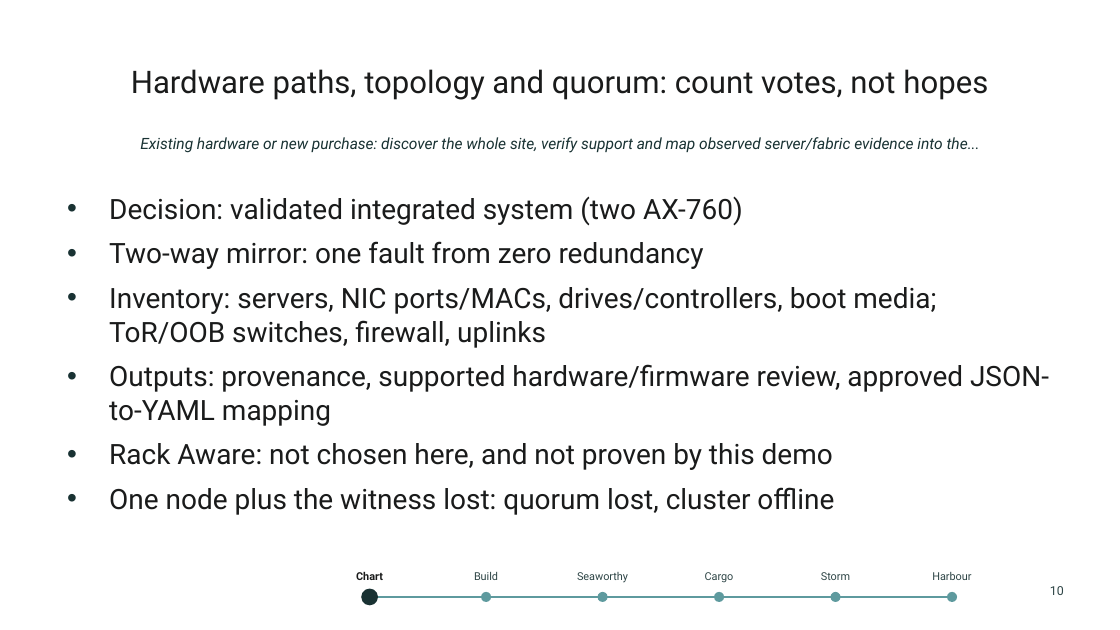
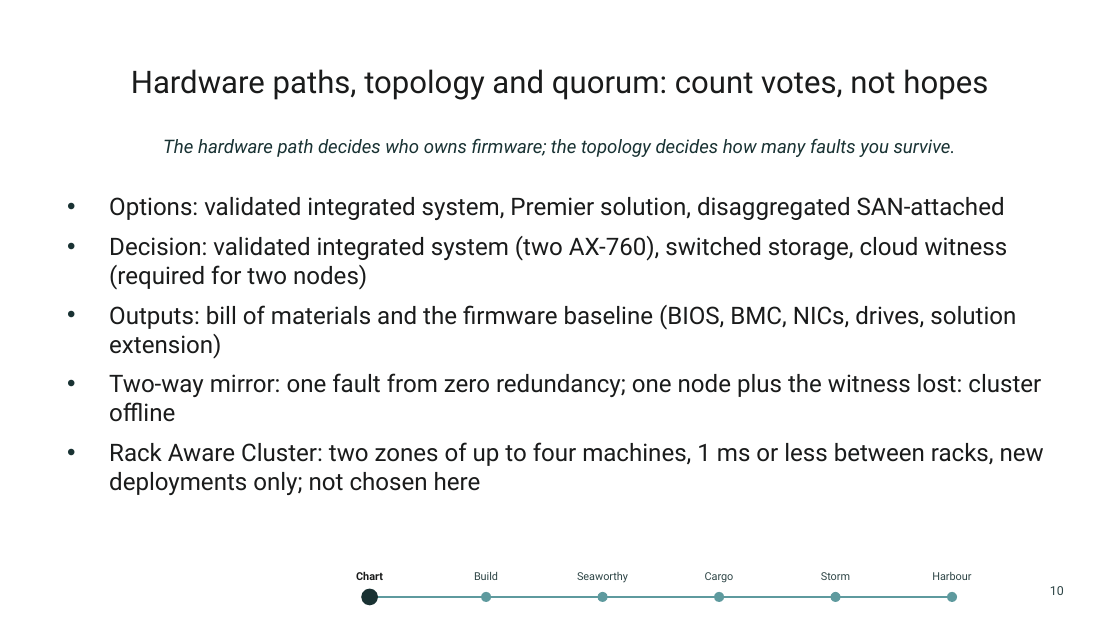
Before and after one commit to thisismydemo/nic2026_azl, a slide deck: slide 10 of presentation/Azure_Local_Discovery_to_Day2_NIC2026.pptx. Drawn at 1120x630 pixels with LibreOffice and Linux fonts; fonts in the diff are those of the drawing; background and template pictures are left out. Boxes give left, top, right and bottom in pixels: in the first picture for what was removed or moved away, otherwise in the second. Text is boxed around its words. In the diff, an @@ line names an element or a change of style, - is before the commit and + after.

```diff
--- a/presentation/Azure_Local_Discovery_to_Day2_NIC2026.pptx
+++ b/presentation/Azure_Local_Discovery_to_Day2_NIC2026.pptx
@@ text at [163,139,956,157]: text changed; size 10 to 12 pt @@
-Existing hardware or new purchase: discover the whole site, verify support and map observed server/fabric evidence into the...
+The hardware path decides who owns firmware; the topology decides how many faults you survive.
@@ text at [109,197,1044,495]: text changed; size 18 to 15.5 pt @@
-• Decision: validated integrated system (two AX-760)
-• Two-way mirror: one fault from zero redundancy
-• Inventory: servers, NIC ports/MACs, drives/controllers, boot media; ToR/OOB switches, firewall, uplinks
-• Outputs: provenance, supported hardware/firmware review, approved JSON-to-YAML mapping
-• Rack Aware: not chosen here, and not proven by this demo
-• One node plus the witness lost: quorum lost, cluster offline
+• Options: validated integrated system, Premier solution, disaggregated SAN-attached
+• Decision: validated integrated system (two AX-760), switched storage, cloud witness (required for two nodes)
+• Outputs: bill of materials and the firmware baseline (BIOS, BMC, NICs, drives, solution extension)
+• Two-way mirror: one fault from zero redundancy; one node plus the witness lost: cluster offline
+• Rack Aware Cluster: two zones of up to four machines, 1 ms or less between racks, new deployments only; not chosen here
```
Also in this commit, not shown: 22 other slides changed, 1 slide added, 29 other files.
